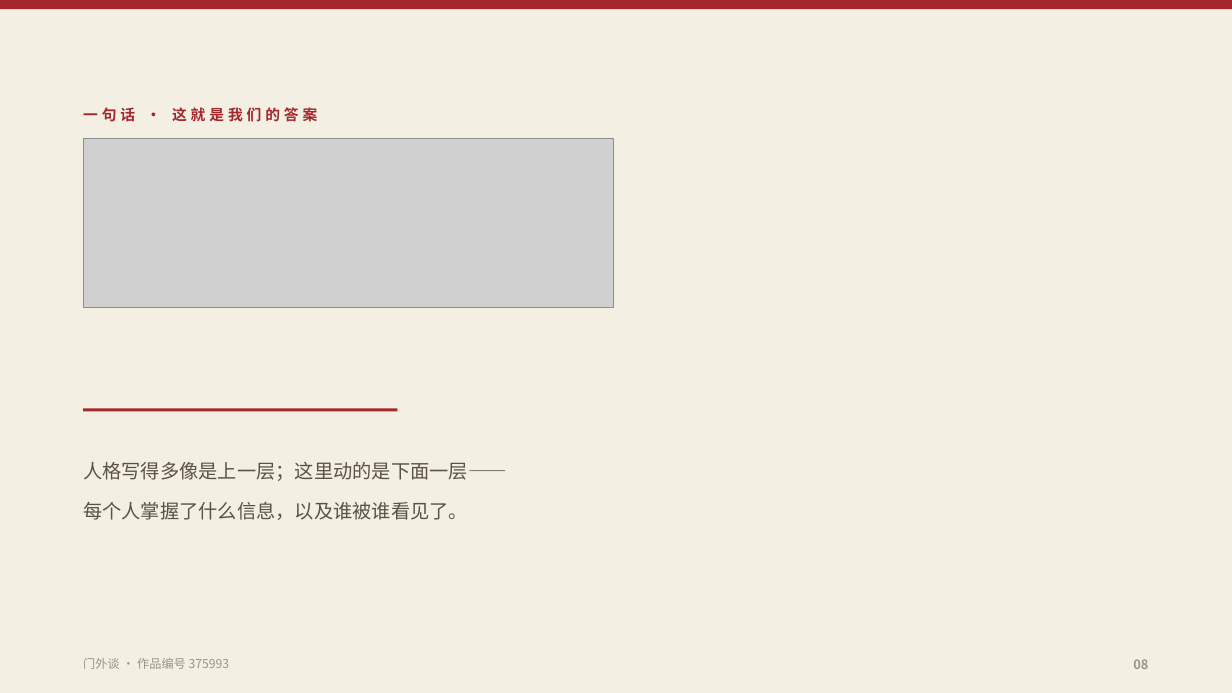
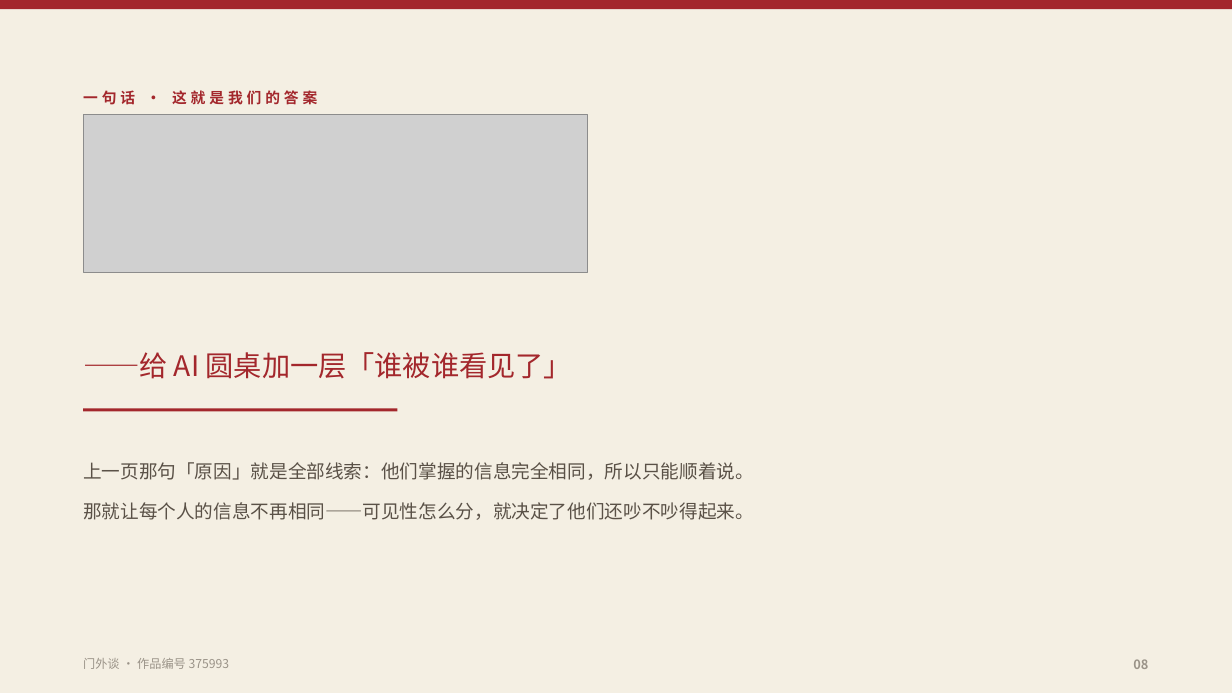
Before and after one commit to fsh114514/menwaitan, a slide deck: slide 8 of competition/答辩PPT.pptx. Drawn at 1232x693 pixels with LibreOffice and Linux fonts; fonts in the diff are those of the drawing; grey boxes stand for pictures. Boxes give left, top, right and bottom in pixels: in the first picture for what was removed or moved away, otherwise in the second. Text is boxed around its words. In the diff, an @@ line names an element or a change of style, - is before the commit and + after.

```diff
--- a/competition/答辩PPT.pptx
+++ b/competition/答辩PPT.pptx
@@ text "一句话 · 这就是我们的答案": place and size @@
-text "一句话 · 这就是我们的答案" at (83, 107, 317, 122)
+text "一句话 · 这就是我们的答案" at (83, 90, 317, 105)
@@ picture: place and size @@
-picture at (83, 139, 613, 308)
+picture at (83, 115, 587, 273)
@@ text added at (83, 352, 572, 379), 22 pt, text #A3272C @@
+——给 AI 圆桌加一层「谁被谁看见了」
@@ text removed at (83, 462, 506, 520) @@
-人格写得多像是上一层；这里动的是下面一层——
-每个人掌握了什么信息，以及谁被谁看见了。
@@ text added at (83, 462, 754, 520), 14.5 pt, text #5A5147 @@
+上一页那句「原因」就是全部线索：他们掌握的信息完全相同，所以只能顺着说。
+那就让每个人的信息不再相同——可见性怎么分，就决定了他们还吵不吵得起来。
```
Also in this commit, not shown: 1 other slide changed, 2 other files.
